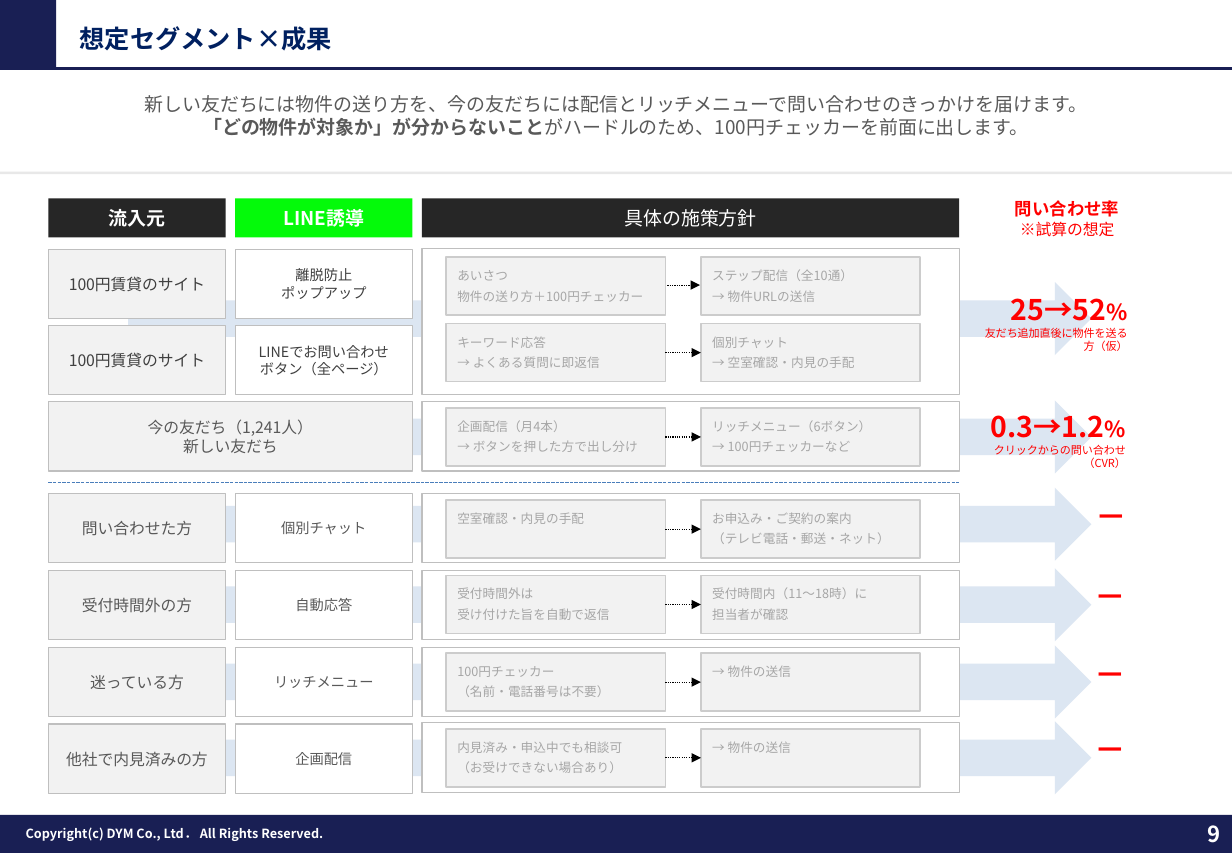
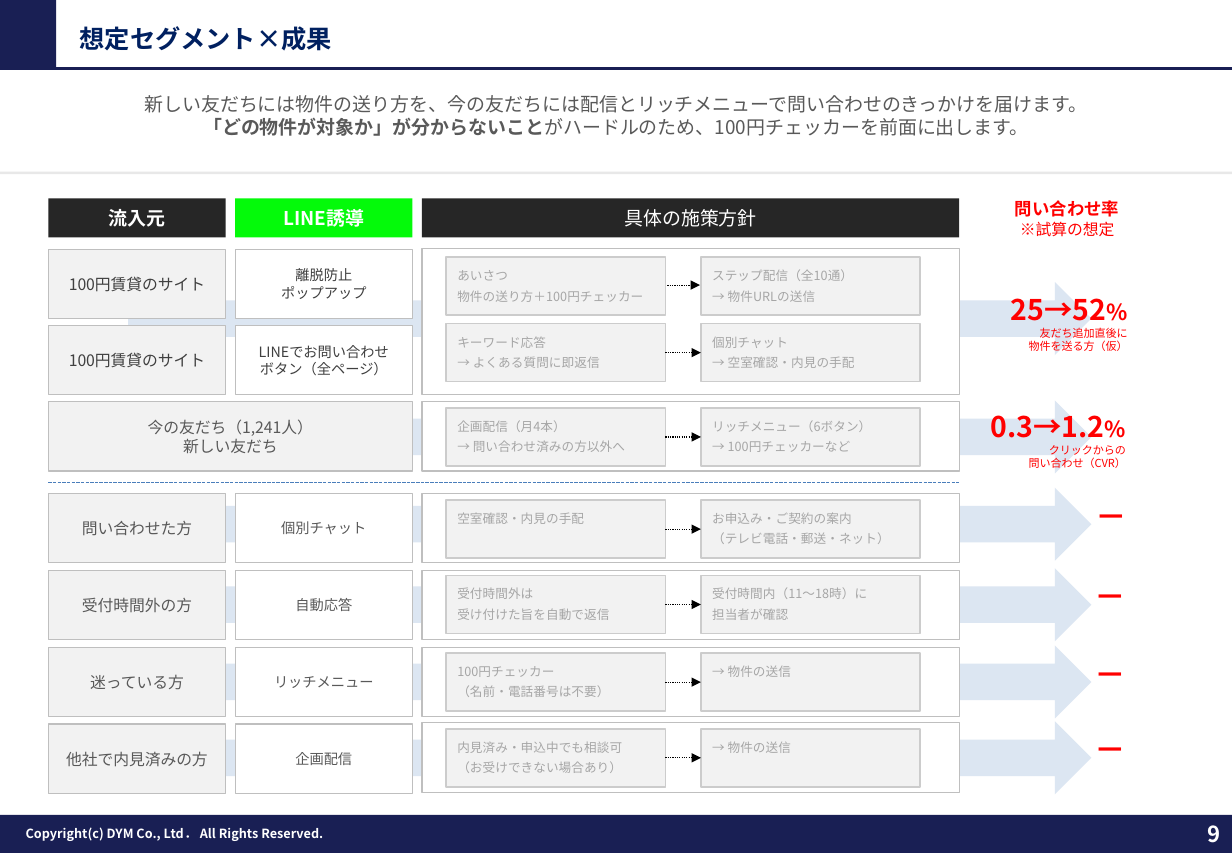
Before and after one commit to tonomura-r-dev/folder, a slide deck: slide 9 of 202609_株式会社あらうち御中_LINE公式アカウント運用のご提案_S1-17修正.pptx. Drawn at 1232x853 pixels with LibreOffice and Linux fonts; fonts in the diff are those of the drawing; background and template pictures are left out. Boxes give left, top, right and bottom in pixels: in the first picture for what was removed or moved away, otherwise in the second. Text is boxed around its words. In the diff, an @@ line names an element or a change of style, - is before the commit and + after.

```diff
--- a/202609_株式会社あらうち御中_LINE公式アカウント運用のご提案_S1-17修正.pptx
+++ b/202609_株式会社あらうち御中_LINE公式アカウント運用のご提案_S1-17修正.pptx
@@ text at box(1029, 327, 1128, 351): text changed @@
-友だち追加直後に物件を送る方（仮）
+友だち追加直後に
+物件を送る方（仮）
@@ text in rectangle at box(473, 440, 625, 452): text changed @@
-→ ボタンを押した方で出し分け
+→ 問い合わせ済みの方以外へ
@@ text at box(1029, 445, 1126, 468): text changed @@
-クリックからの問い合わせ（CVR）
+クリックからの
+問い合わせ（CVR）
```
Also in this commit, not shown: 13 other slides changed, 2 other files.
